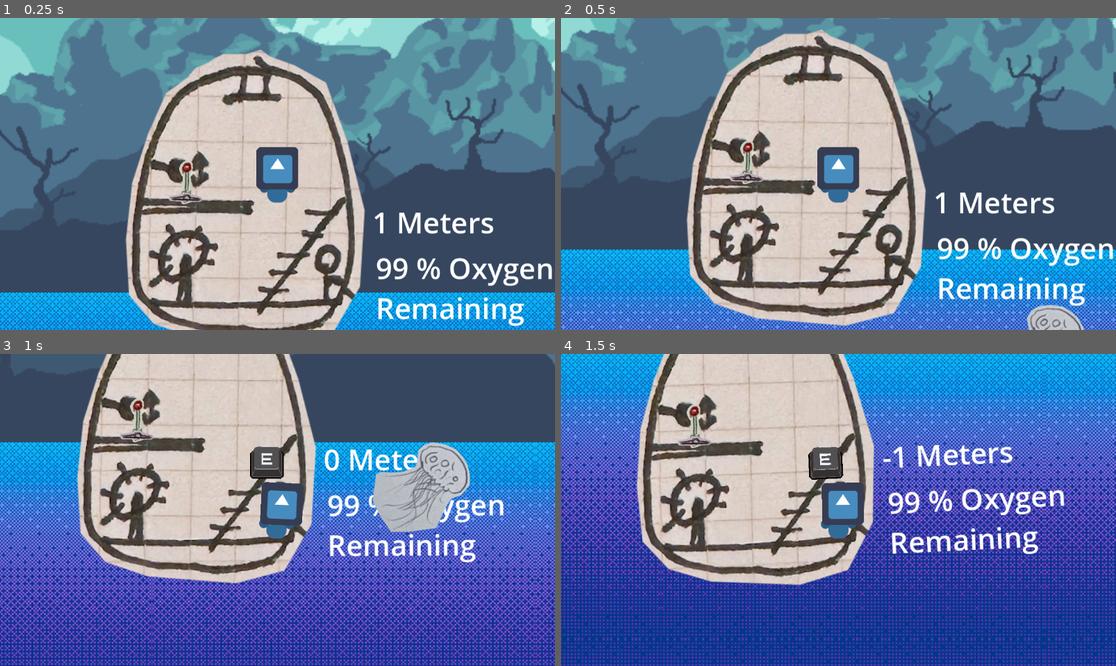
Above: before the commit, frames 1-4 (two rows, left to right).
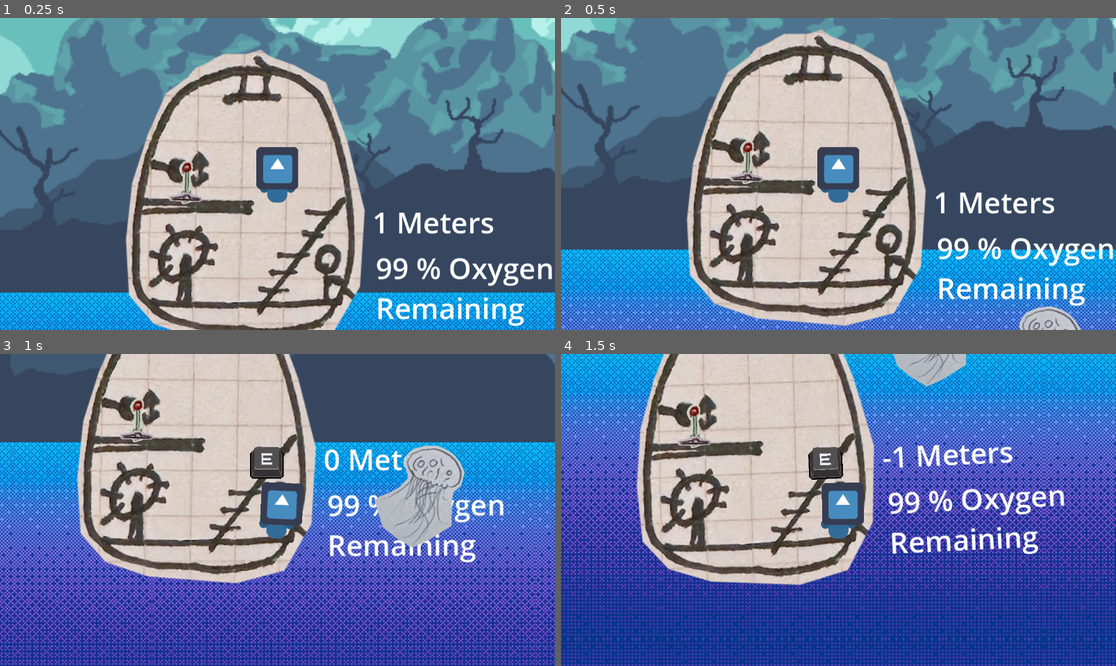
Above: after the commit, the same moments.

Repository: calzila/GGJ_2025
Game: Godot game, scene res://Overworld.tscn
Same seed, same stepped clock (60 frames per second), same inputs: the game is played once before the commit and once after it. The engine's default icon, where the game draws it, is replaced by a stand-in: a white triangle on a blue panel in a dark square.
Inputs:
- Up to frame 1 (0.25 s): no input
- Up to frame 2 (0.5 s): no input
- Up to frame 3 (1 s): tap Enter (ui_accept) at 0.5, 0.77 s; hold D (move_right) from 0.53 s (still down); tap E (Grab) at 0.6 s
- Up to frame 4 (1.5 s): keep holding D (move_right); tap E (Grab) at 1.35 s

Frame 1 is identical in both runs. In frame 2, 0.4% of the frame differs, in the area x 82-95%, y 91-100%; in frame 3, 2.2%, in the area x 67-85%, y 28-63%; in frame 4, 0.9%.
Error in both runs: Invalid assignment of property or key 'playerIsHolding' with value of type 'bool' on a base object of type 'Nil'. (res://grabber.gd:35)

Commit message:
Randomizing fish swim strength

Diff:
--- a/fish.gd
+++ b/fish.gd
@@ -16,9 +16,10 @@
 
 func _apply_swim_force():
 	var forceDirection = Vector2.UP.rotated(rotation)
-	#linear_velocity += movement.y * Vector2.UP.rotated(ship.rotation) * max_linear_velocity * delta
-	apply_central_force(forceDirection * 15000)
-	apply_torque(randf_range(-1,1) * 200000)
+	var swimForce = randf_range(0,15000)
+	var rotationForce = randf_range(100000,200000)
+	apply_central_force(forceDirection * swimForce)
+	apply_torque(randf_range(-1,1) * rotationForce)
 
 	$SwimTimer.start(1)
 
